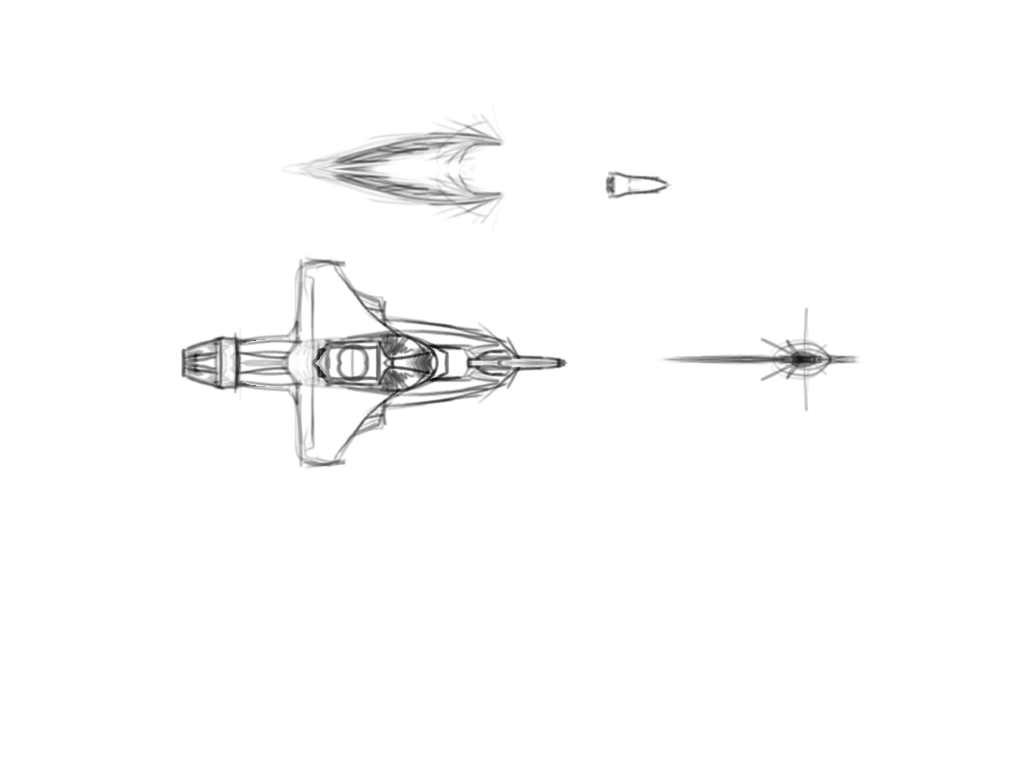
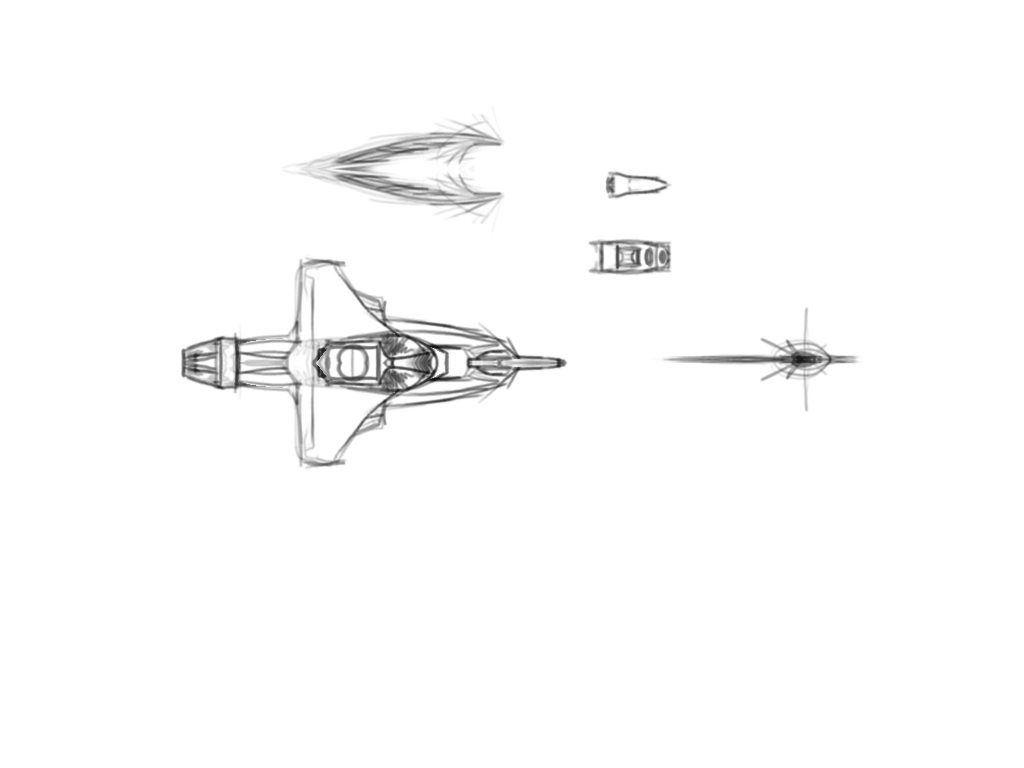
Layered file, before and after one edit (1024×768). Changes by layer:
added layer "launcher" above "thrustflame" over (587, 238, 672, 276)
